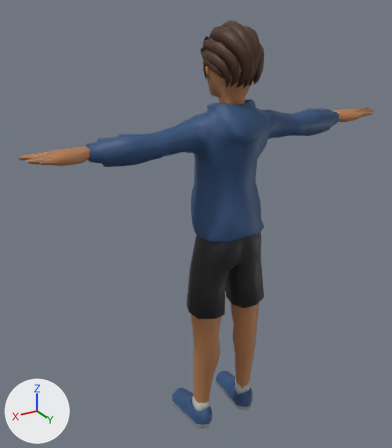
The glTF model js/models/avatars/club-crowd-vm5.glb, before and after one commit.
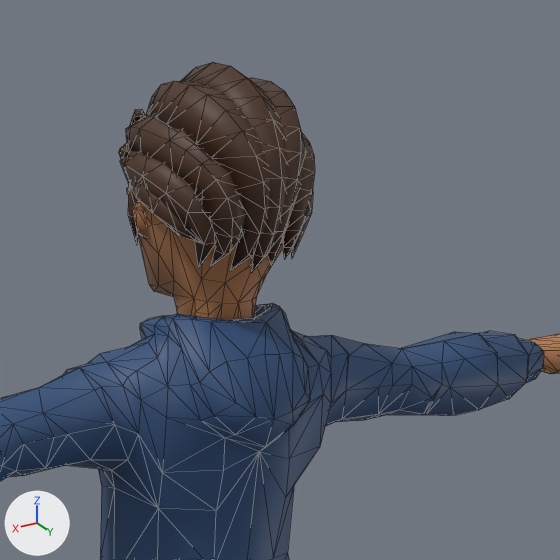
There are two pictures of each version: one whole from a 50 mm camera at (1.232, 1.735, 1.969) aimed at (0.08, -0.185, 1.009), one close up on the part from 41% to 88% of the width and 0% to 41% of the height. The axes (+X, +Y, +Z) are drawn at lower left. The lights are the same throughout. The first two pictures are the older version. The close-ups show mesh edges as thin lines. Vertices at exactly the same position are counted once.

The first close-up shows 'Casual_Body'.
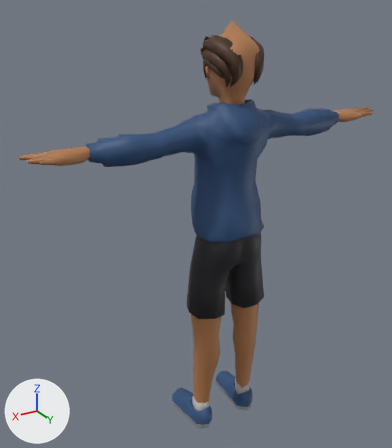
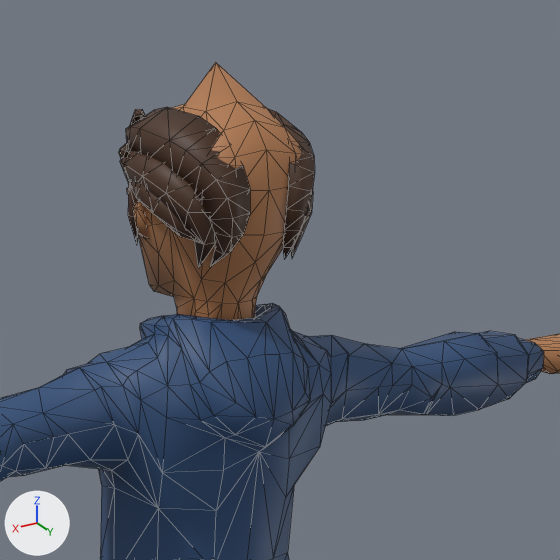
Where the change shows, as pixel boxes [x1, y1, x2, y2] in the close-ups (560 x 560 px):
part 1 of me_casual_body, deleted (brown): before [146, 81, 269, 271]
part 2 of me_casual_body, deleted (brown): before [248, 78, 305, 266]
part 3 of me_casual_body, cut back: before [181, 62, 287, 273]; after [184, 62, 266, 111]

Diff of the bpy script that builds the scene:
```diff
--- a/js/models/avatars/club-crowd-vm5.glb.py
+++ b/js/models/avatars/club-crowd-vm5.glb.py
@@ me_casual_body @@
 # used by ob_casual_body; location = (0.0, 0.0, 0.0)
-me_casual_body.from_pydata(...)  # 1647 vertices, 3102 faces; spans x -0.83..0.83, y -0.29..0.09, z 0.0..1.87
+me_casual_body.from_pydata(...)  # 1462 vertices, 2762 faces; spans x -0.83..0.83, y -0.29..0.09, z 0.0..1.87
+# me_casual_body part 1: the loose piece of 48 vertices spanning x -0.01..0.09, y -0.15..0.08, z 1.63..1.85 is deleted
+# me_casual_body part 2: the loose piece of 48 vertices spanning x -0.08..0.01, y -0.15..0.08, z 1.63..1.85 is deleted
+# me_casual_body part 3
+# 53 vertices are removed from x -0.04..0.05, y -0.16..0.09, z 1.63..1.86
+# 106 faces are deleted
+# 6 new faces join them
+# other edits to the shape of me_casual_body do not show in these pictures
 me_casual_body.materials.append(mat_crowd)
```
